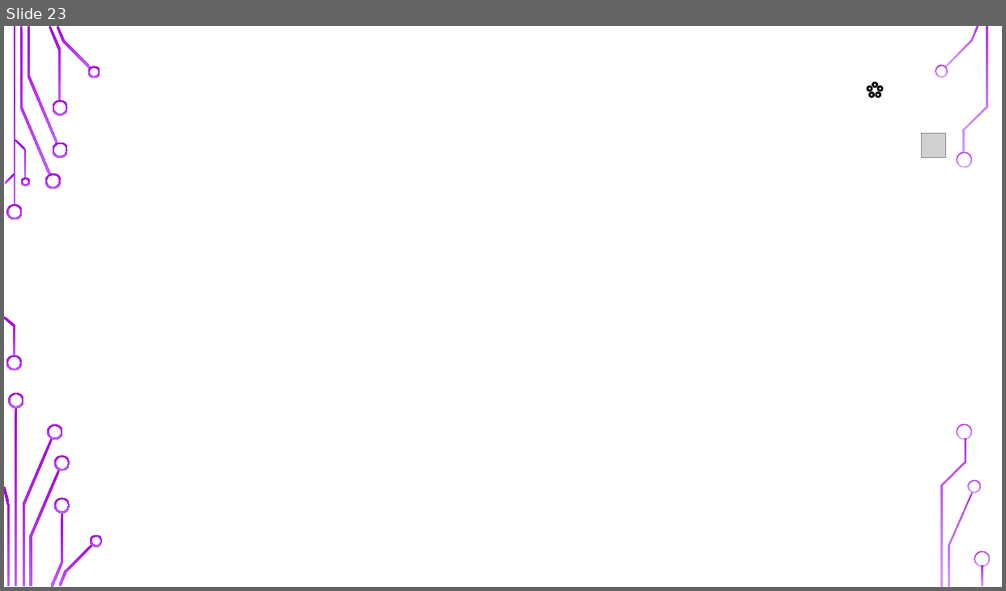
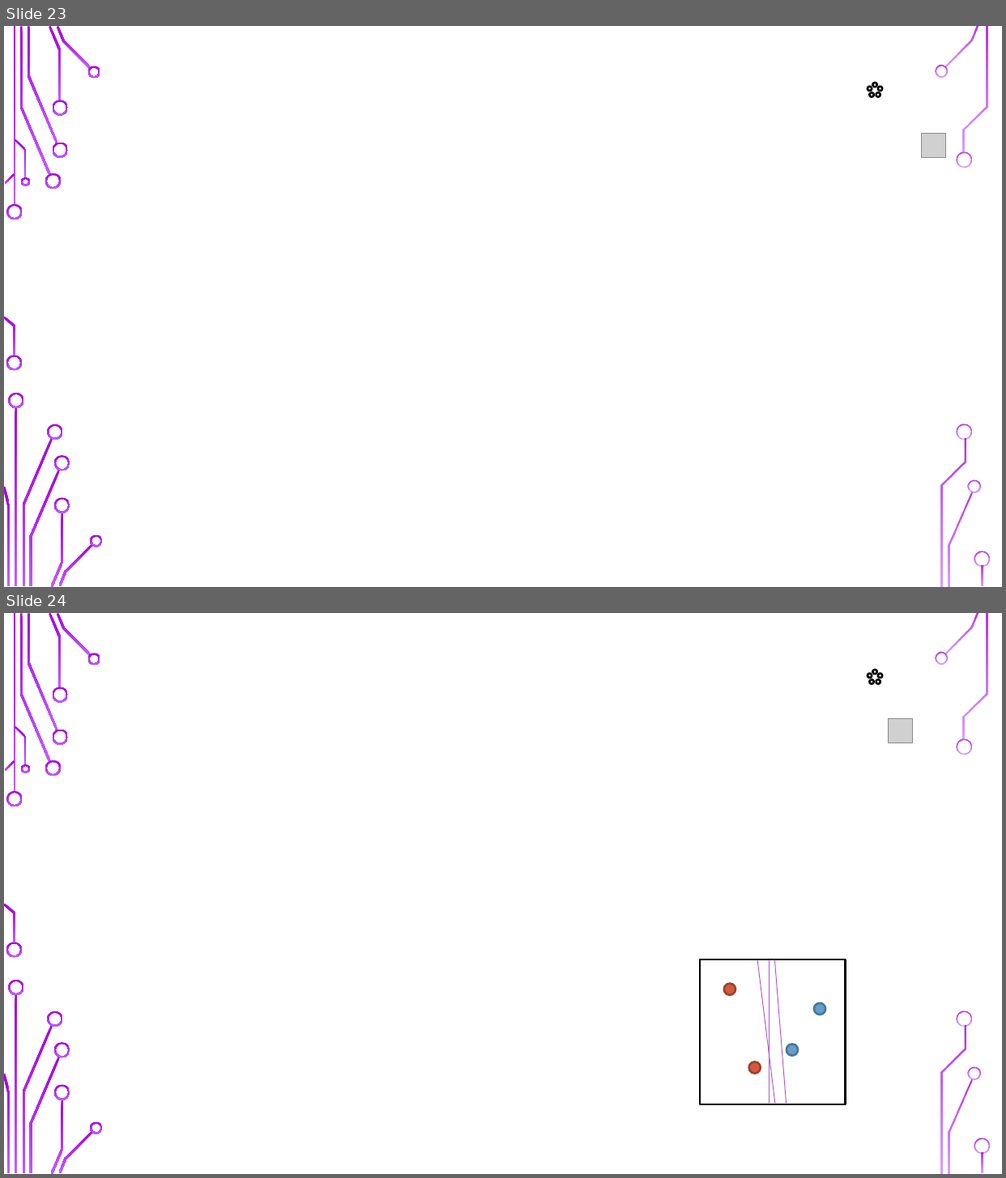
Before and after one commit to UOMDSS/workshops-2021-2022, a slide deck: semester-2-2021-2022/week-8-theory-of-generalisation/Theory_of_Generalisation.pptx. Shown one above the other, each under a label of ours: slide 23 before the commit, slides 23 and 24 after it. The pictures are 1006x591 and 1006x1178 pixels, drawn with LibreOffice and Linux fonts; fonts in the diff are those of the drawing; grey boxes stand for pictures; background and template pictures are left out. Boxes give left, top, right and bottom in pixels: in the first picture for what was removed or moved away, otherwise in the second. Text is boxed around its words. In the diff, an @@ line names an element or a change of style, - is before the commit and + after.

```diff
--- a/semester-2-2021-2022/week-8-theory-of-generalisation/Theory_of_Generalisation.pptx
+++ b/semester-2-2021-2022/week-8-theory-of-generalisation/Theory_of_Generalisation.pptx
@@ slide 24 added at [4,613,1002,1174], background picture (left out); not listed: 36 template elements that a slide beside it also shows @@
@@ group added at [868,670,914,743]: 5 ellipses, 5 right arrows, 1 picture @@
@@ rectangle added at [701,960,846,1105], fill #FFFFFF, outline #000000 2 pt @@
@@ line added from (758, 960) to (775, 1105), #AF53D1 0.75 pt @@
@@ line added from (769, 960) to (769, 1105), #AF53D1 0.75 pt @@
@@ line added from (775, 960) to (786, 1105), #AF53D1 0.75 pt @@
@@ ellipse added at [724,983,735,995], fill #D35940, outline #9C422F 2 pt @@
@@ ellipse added at [814,1003,825,1014], fill #63A0CC, outline #497697 2 pt @@
@@ ellipse added at [786,1044,798,1055], fill #63A0CC, outline #497697 2 pt @@
@@ ellipse added at [749,1063,760,1073], fill #D35940, outline #9C422F 2 pt @@
```
Also in this commit, not shown: 18 other slides added.
